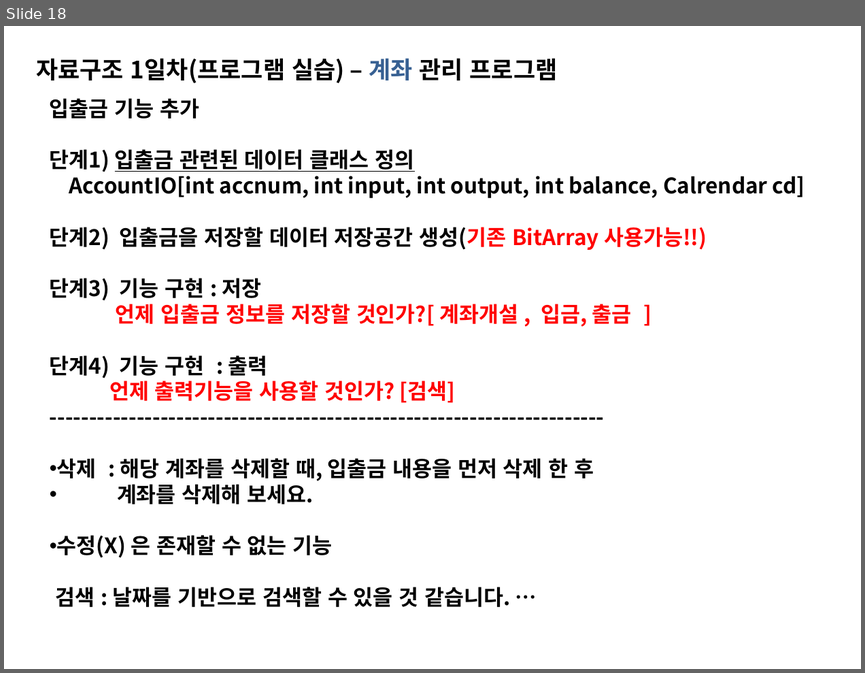
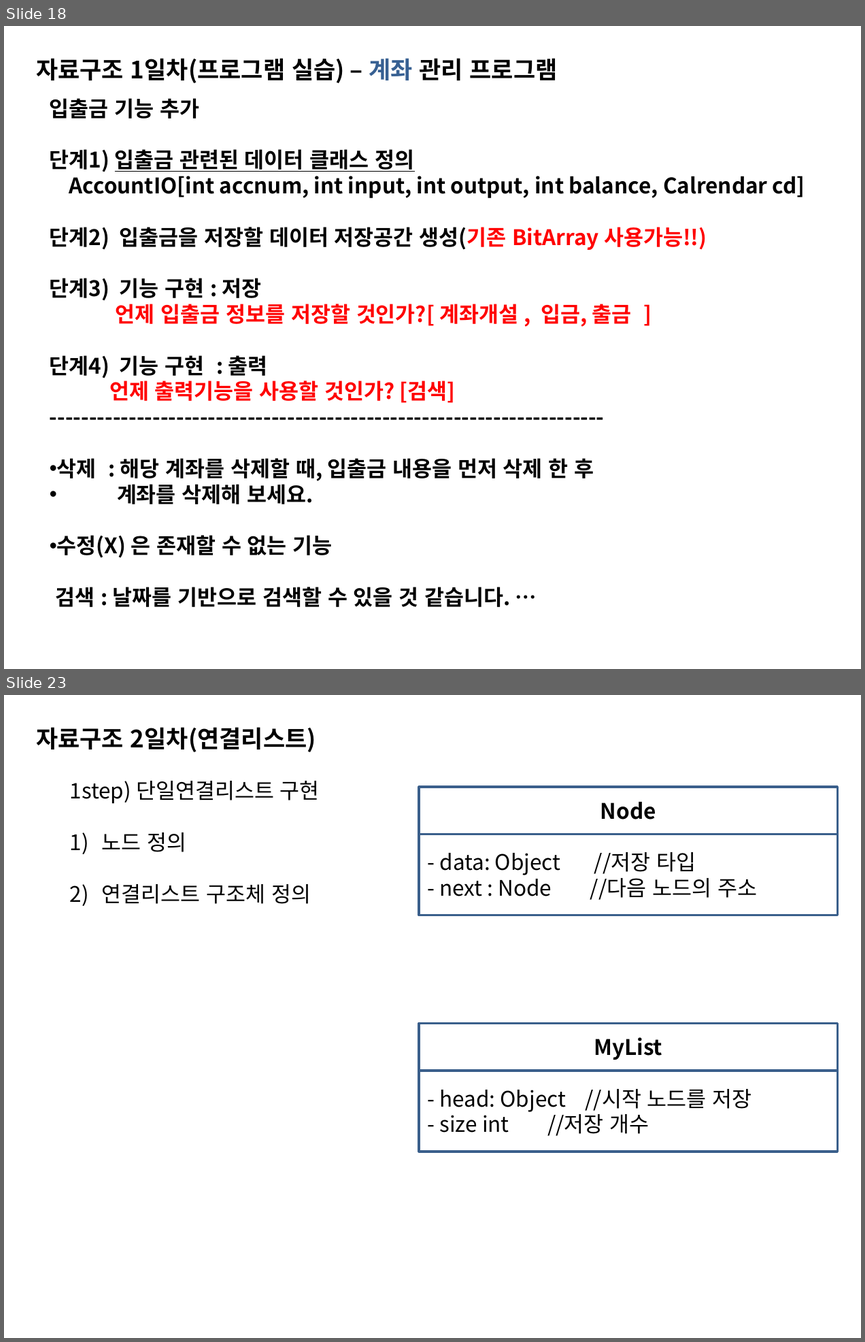
Before and after one commit to sing2song/TILDS, a slide deck: Java자료구조.pptx. Shown one above the other, each under a label of ours: slide 18 before the commit, slides 18 and 23 after it; the slides between them are not shown. The pictures are 865x673 and 865x1342 pixels, drawn with LibreOffice and Linux fonts; fonts in the diff are those of the drawing. Boxes give left, top, right and bottom in pixels: in the first picture for what was removed or moved away, otherwise in the second. Text is boxed around its words. In the diff, an @@ line names an element or a change of style, - is before the commit and + after.

```diff
--- a/Java자료구조.pptx
+++ b/Java자료구조.pptx
@@ slide 23 added at box(4, 695, 861, 1338), background #FFFFFF @@
@@ text added at box(36, 727, 316, 752), 20 pt, text #000000, bold @@
+자료구조 2일차(연결리스트)
@@ text added at box(70, 781, 320, 904), 18 pt, text #000000 @@
+1step) 단일연결리스트 구현
+1) 노드 정의
+2) 연결리스트 구조체 정의
@@ rectangle added at box(419, 787, 837, 834), fill #FFFFFF, outline #3A5F8C 2 pt, 18 pt, text #000000, bold @@
+Node
@@ rectangle added at box(419, 834, 837, 915), fill #FFFFFF, outline #3A5F8C 2 pt, 18 pt, text #000000 @@
+- data: Object //저장 타입
+- next : Node //다음 노드의 주소
@@ rectangle added at box(419, 1023, 837, 1070), fill #FFFFFF, outline #3A5F8C 2 pt, 18 pt, text #000000, bold @@
+MyList
@@ rectangle added at box(419, 1070, 837, 1151), fill #FFFFFF, outline #3A5F8C 2 pt, 18 pt, text #000000 @@
+- head: Object //시작 노드를 저장
+- size int //저장 개수
```
Also in this commit, not shown: 42 other slides added, 4 other files.
